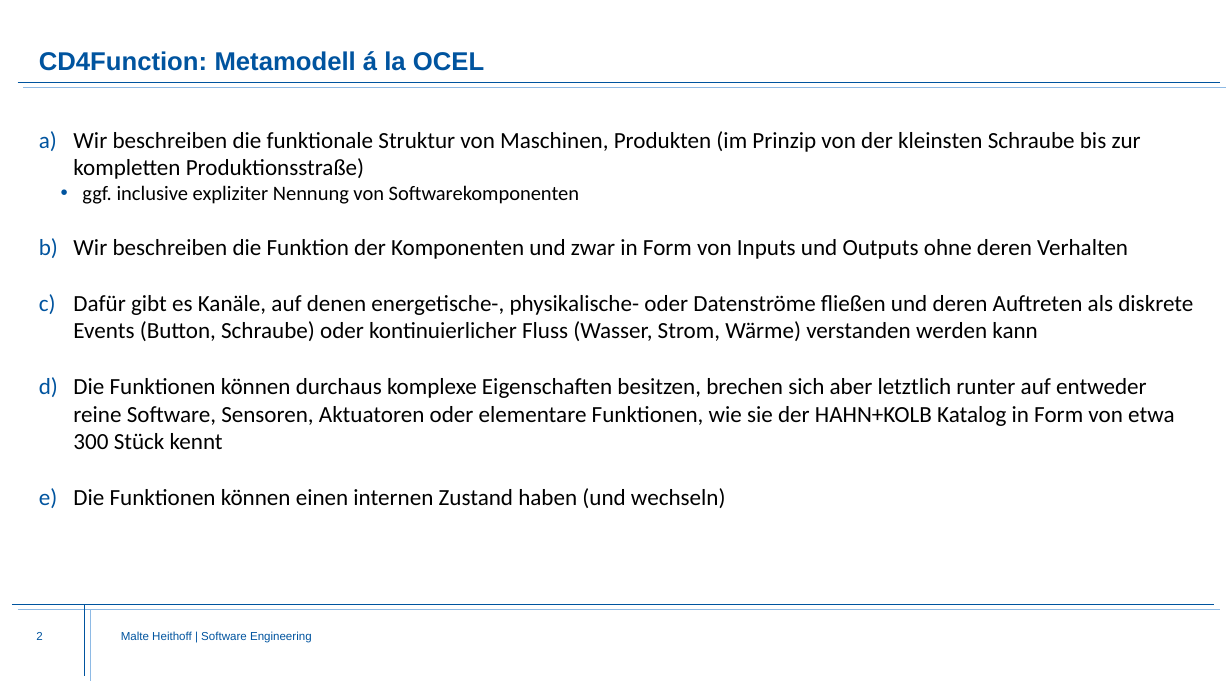
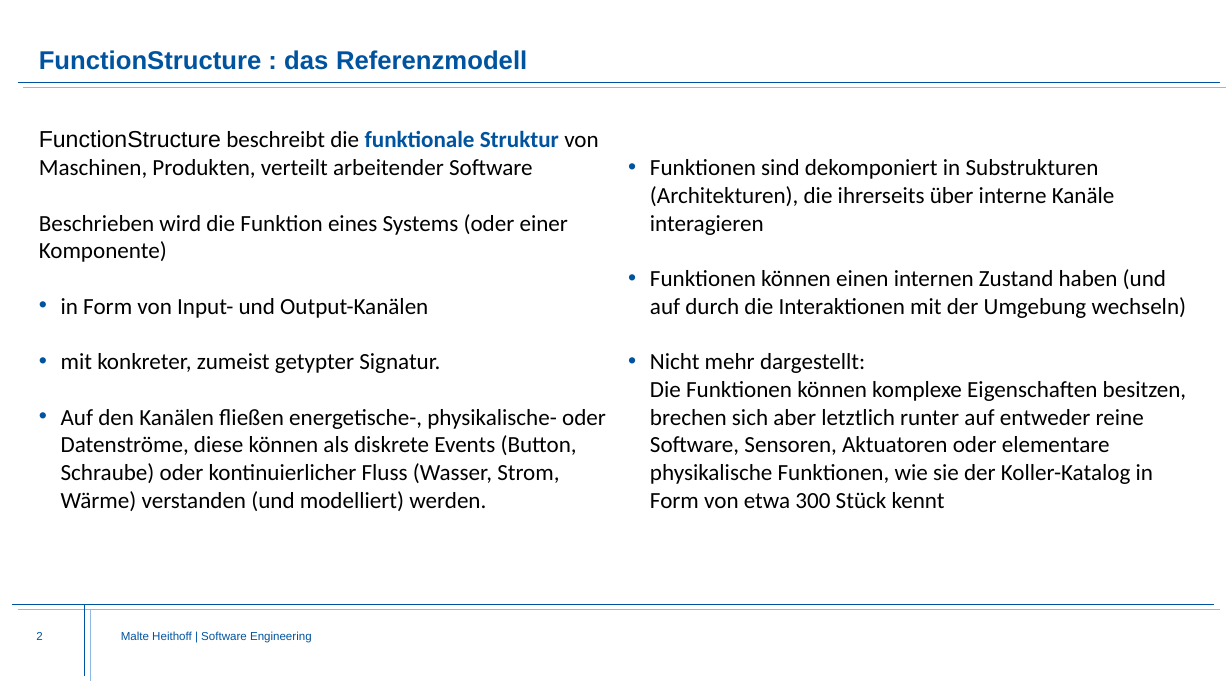
Before and after one commit to Fishi2402/montigem, a slide deck: slide 2 of products/syse_functions/doc/FunctionStructure.Explanation.pptx. Drawn at 1232x693 pixels with LibreOffice and Linux fonts; fonts in the diff are those of the drawing; background and template pictures are left out. Boxes give left, top, right and bottom in pixels: in the first picture for what was removed or moved away, otherwise in the second. Text is boxed around its words. In the diff, an @@ line names an element or a change of style, - is before the commit and + after.

Commit message:
BR

```diff
--- a/products/syse_functions/doc/FunctionStructure.Explanation.pptx
+++ b/products/syse_functions/doc/FunctionStructure.Explanation.pptx
@@ title at [39, 50, 527, 70]: text changed @@
-CD4Function: Metamodell á la OCEL
+FunctionStructure : das Referenzmodell
@@ text at [39, 130, 606, 511]: text changed @@
-a) Wir beschreiben die funktionale Struktur von Maschinen, Produkten (im Prinzip von der kleinsten Schraube bis zur kompletten Produktionsstraße)
-  • ggf. inclusive expliziter Nennung von Softwarekomponenten
-b) Wir beschreiben die Funktion der Komponenten und zwar in Form von Inputs und Outputs ohne deren Verhalten
-c) Dafür gibt es Kanäle, auf denen energetische-, physikalische- oder Datenströme fließen und deren Auftreten als diskrete Events (Button, Schraube) oder kontinuierlicher Fluss (Wasser, Strom, Wärme) verstanden werden kann
-d) Die Funktionen können durchaus komplexe Eigenschaften besitzen, brechen sich aber letztlich runter auf entweder reine Software, Sensoren, Aktuatoren oder elementare Funktionen, wie sie der HAHN+KOLB Katalog in Form von etwa 300 Stück kennt
-e) Die Funktionen können einen internen Zustand haben (und wechseln)
+FunctionStructure beschreibt die funktionale Struktur von Maschinen, Produkten, verteilt arbeitender Software
+Beschrieben wird die Funktion eines Systems (oder einer Komponente)
+• in Form von Input- und Output-Kanälen
+• mit konkreter, zumeist getypter Signatur.
+• Auf den Kanälen fließen energetische-, physikalische- oder Datenströme, diese können als diskrete Events (Button, Schraube) oder kontinuierlicher Fluss (Wasser, Strom, Wärme) verstanden (und modelliert) werden.
@@ text added at [650, 159, 1187, 508], 18 pt, text #000000 @@
+• Funktionen sind dekomponiert in Substrukturen (Architekturen), die ihrerseits über interne Kanäle interagieren
+• Funktionen können einen internen Zustand haben (und auf durch die Interaktionen mit der Umgebung wechseln)
+• Nicht mehr dargestellt:
+  Die Funktionen können komplexe Eigenschaften besitzen, brechen sich aber letztlich runter auf entweder reine Software, Sensoren, Aktuatoren oder elementare physikalische Funktionen, wie sie der Koller-Katalog in Form von etwa 300 Stück kennt
```
Also in this commit, not shown: 9 other slides changed, 4 slides added, 1 slide removed.
